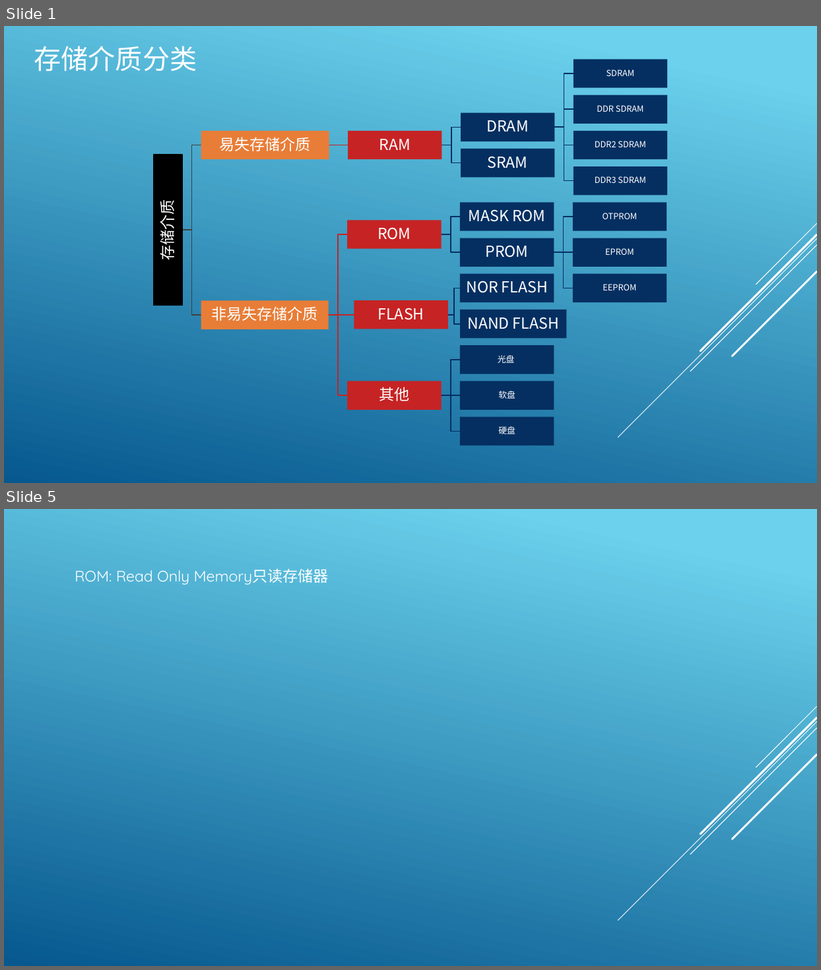
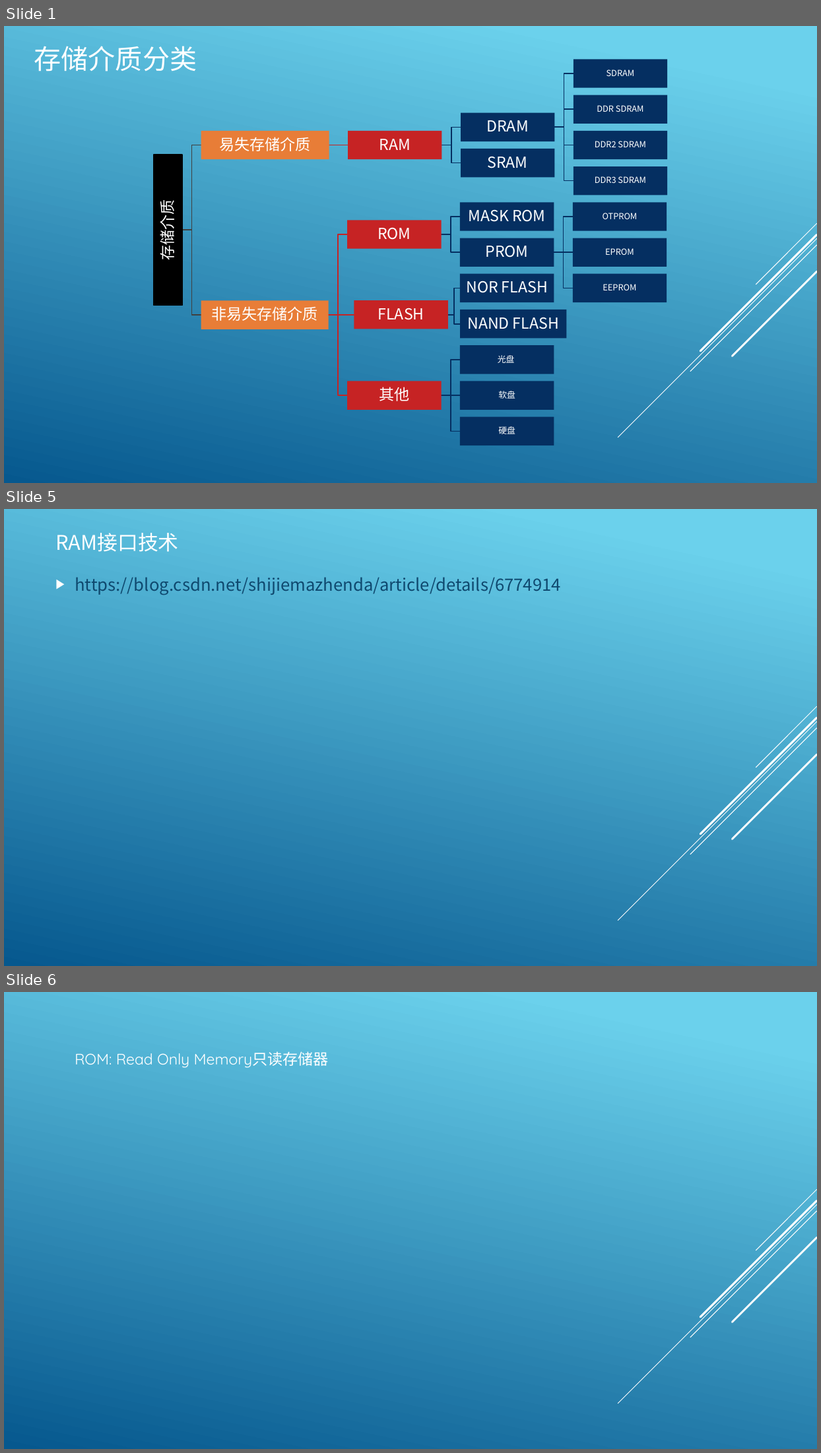
Before and after one commit to haibwang/documents, a slide deck: 存储器件种类和接口.pptx. Shown one above the other, each under a label of ours: slides 1 and 5 before the commit, slides 1, 5 and 6 after it; the slides between them are not shown. The pictures are 821x970 and 821x1453 pixels, drawn with LibreOffice and Linux fonts; fonts in the diff are those of the drawing. Boxes give left, top, right and bottom in pixels: in the first picture for what was removed or moved away, otherwise in the second. Text is boxed around its words. In the diff, an @@ line names an element or a change of style, - is before the commit and + after.

```diff
--- a/存储器件种类和接口.pptx
+++ b/存储器件种类和接口.pptx
@@ slide 5 added at <box>4,509,817,966</box>, background gradient #6ED2EB to #06588E; not listed: 5 template elements that a slide beside it also shows @@
@@ title added at <box>55,533,178,552</box>, 24 pt, text #FFFFFF @@
+RAM接口技术
@@ text added at <box>75,577,561,595</box>, 20 pt, text #0F496F @@
+▶ https://blog.csdn.net/shijiemazhenda/article/details/6774914
@@ what was slide 5 is now slide 6 @@
```
Also in this commit, not shown: 3 slides changed.
